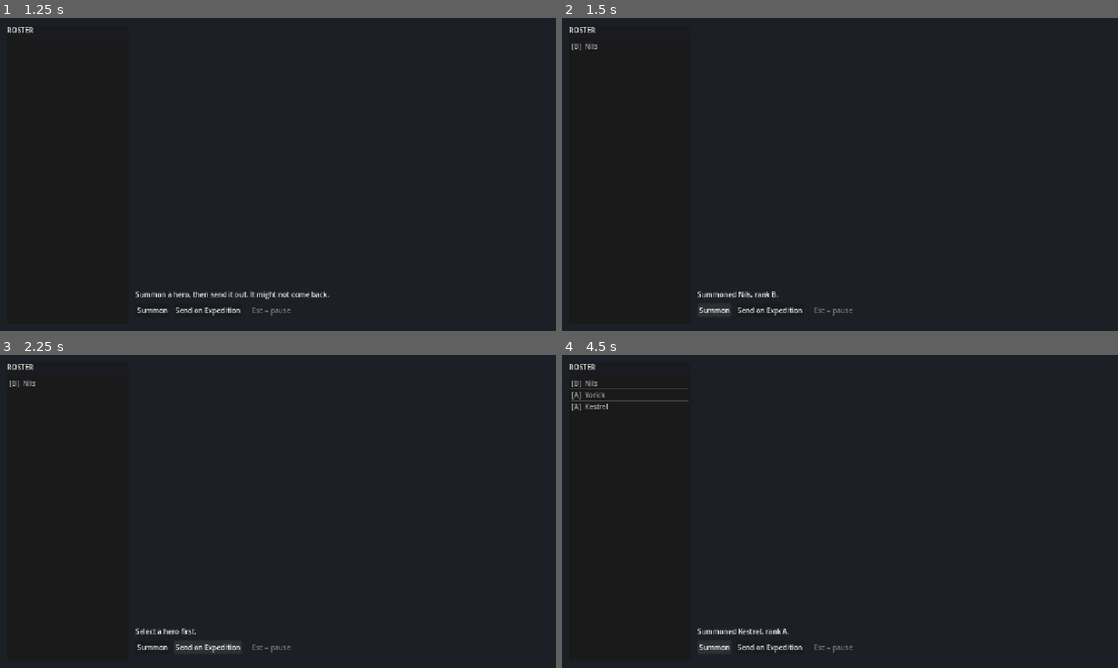
Above: before the commit, frames 1-4 (two rows, left to right).
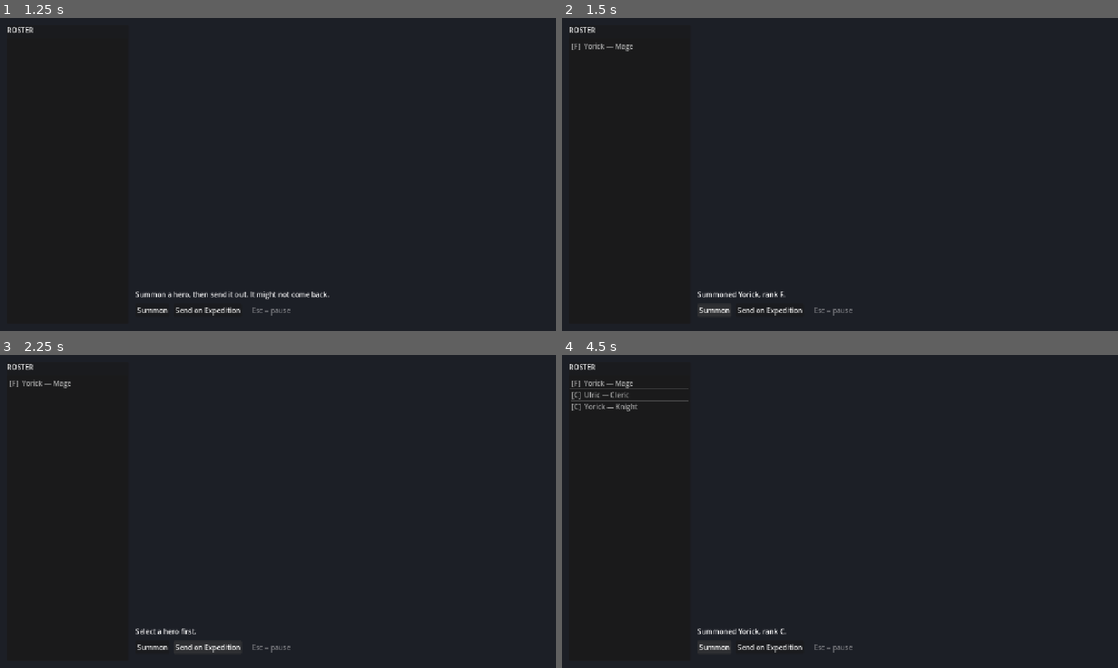
Above: after the commit, the same moments.

Repository: Joony117/Hearthbound
Game: Godot game, scene res://ui/main_menu.tscn
Same seed, same stepped clock (60 frames per second), same inputs: the game is played once before the commit and once after it.
Inputs:
- Up to frame 1 (1.25 s): click "Play" at 0.5 s
- Up to frame 2 (1.5 s): click "Summon" at 1.25 s
- Up to frame 3 (2.25 s): click "Send on Expedition" at 2 s
- Up to frame 4 (4.5 s): click "Summon" at 2.75 s; click "Send on Expedition" at 3.5 s; click "Summon" at 4.25 s

Frame 1 is identical in both runs. In frame 2, 0.2% of the frame differs, in the area x 2-41%, y 7-90%; in frame 3, 0.1%; in frame 4, 0.4%.

Commit message:
P2-02: real weighted summon + archetype in the roster
Replaces the Phase-1 placeholder wholesale, as its own header comment asked.
Rank now rolls against BALANCE.summon_weights instead of uniformly across
eight ranks, and every summon gets one of the five authored archetypes.

def_id resolves through Summon.definition_for() via load() on a constructed
res://heroes/defs/%s.tres path - the runtime-path case ARCHITECTURE.md's
"Reaching shared Resources" explicitly sanctions. No autoload, no GameSession
field, no registry; godot-architect had returned cannot-judge on this seam for
want of a consumer, and this is the first one.

The two def_id cases stay separated, which is the part that would look like
passing tests if only one were right: an empty def_id is legitimate Phase-1
legacy data and renders "No archetype" silently, while a non-empty def_id that
resolves to nothing push_errors and renders "Missing archetype (id)" rather
than substituting an archetype.

Weight correctness is proved exhaustively rather than statistically - all
10000 tickets bucketed against the authored table, plus loud-failure cases for
an out-of-range ticket and an inconsistent total. The new roundtrip check
drives the real Summon.roll() -> roster -> SaveService path, which nothing
covered before: save_roundtrip_check only ever hand-constructed heroes with
def_id pre-set.

Save schema and version are unchanged, but the payload's content is not: new
heroes now write a non-empty def_id where every hero on disk today carries an
empty one. Flagged for the verifier pass rather than treated as a non-event.

Gate, all four SceneTree checks, and GUT re-run by the director; hub.tscn
byte-identical.

Co-Authored-By: Claude Opus 5 <noreply@anthropic.com>

Diff:
--- a/hub/hub.gd
+++ b/hub/hub.gd
@@ -25,7 +25,14 @@
 
 	_roster_list.clear()
 	for hero: Hero in GameSession.roster:
-		_roster_list.add_item("[%s]  %s" % [hero.rank_label(BALANCE), hero.hero_name])
+		var archetype_name: String = "No archetype"
+		if hero.def_id != Hero.NO_ARCHETYPE_DEF_ID:
+			var definition: HeroDefinition = Summon.definition_for(hero.def_id)
+			if definition == null:
+				archetype_name = "Missing archetype (%s)" % hero.def_id
+			else:
+				archetype_name = definition.display_name
+		_roster_list.add_item("[%s]  %s — %s" % [hero.rank_label(BALANCE), hero.hero_name, archetype_name])
 
 	if previous >= 0 and previous < _roster_list.item_count:
 		_roster_list.select(previous)
--- a/hub/summon/summon.gd
+++ b/hub/summon/summon.gd
@@ -1,10 +1,9 @@
 class_name Summon
 extends RefCounted
-## ponytail: Phase 1 placeholder. Uniform random rank, name off a fixed list, no cost and no
-## HeroDefinition. Replaced wholesale by P2-02 (weight table + definition pools) - do not
-## build on this.
 
 const BALANCE: BalanceTable = preload("res://balance.tres")
+const DEF_PATH_TEMPLATE: String = "res://heroes/defs/%s.tres"
+const ARCHETYPE_DEF_IDS: PackedStringArray = ["knight", "rogue", "ranger", "mage", "cleric"]
 const NAMES: PackedStringArray = [
 	"Aldric", "Brenna", "Cassius", "Dara", "Edric", "Fenna", "Gorath", "Hilde",
 	"Ivo", "Jorunn", "Kestrel", "Lyra", "Morgen", "Nils", "Orla", "Perrin",
@@ -13,7 +12,55 @@
 
 
 static func roll() -> Hero:
-	return Hero.new(
-		NAMES[randi() % NAMES.size()],
-		randi() % BALANCE.rank_names.size(),
-	)
+	var total_weight: int = _total_weight(BALANCE.summon_weights)
+	assert(total_weight > 0, "Summon weights must have a positive total.")
+	assert(BALANCE.summon_weights.size() == BALANCE.rank_names.size(), "Summon weights and rank names must align.")
+	var rank: int = rank_for_ticket(randi() % total_weight, BALANCE.summon_weights, total_weight)
+	assert(rank >= 0, "A ticket inside the summon weight range must resolve to a rank.")
+	var def_id: StringName = StringName(ARCHETYPE_DEF_IDS[randi() % ARCHETYPE_DEF_IDS.size()])
+	var definition: HeroDefinition = definition_for(def_id)
+	assert(definition != null, "Every authored summon archetype must resolve to a HeroDefinition.")
+	var hero := Hero.new(NAMES[randi() % NAMES.size()], rank)
+	hero.def_id = def_id
+	return hero
+
+
+static func rank_for_ticket(ticket: int, weights: Array[int], expected_total: int) -> int:
+	if expected_total <= 0:
+		push_error("Summon ticket mapping expected a positive total, got %d." % expected_total)
+		return -1
+
+	var total_weight: int = _total_weight(weights)
+	if total_weight != expected_total:
+		push_error("Summon ticket mapping expected total %d, got %d." % [expected_total, total_weight])
+		return -1
+	if ticket < 0 or ticket >= total_weight:
+		push_error("Summon ticket %d is outside [0, %d)." % [ticket, total_weight])
+		return -1
+
+	var upper_bound: int = 0
+	for rank: int in weights.size():
+		upper_bound += weights[rank]
+		if ticket < upper_bound:
+			return rank
+
+	push_error("Summon ticket %d did not resolve despite a validated weight table." % ticket)
+	return -1
+
+
+static func definition_for(def_id: StringName) -> HeroDefinition:
+	var path: String = DEF_PATH_TEMPLATE % str(def_id)
+	var definition: HeroDefinition = load(path) as HeroDefinition
+	if definition == null:
+		push_error("Missing HeroDefinition for def_id '%s' at %s." % [def_id, path])
+	return definition
+
+
+static func _total_weight(weights: Array[int]) -> int:
+	var total_weight: int = 0
+	for weight: int in weights:
+		if weight < 0:
+			push_error("Summon weights cannot be negative, got %d." % weight)
+			return -1
+		total_weight += weight
+	return total_weight
--- /dev/null
+++ b/tests/summon_def_id_roundtrip_check.gd
@@ -0,0 +1,106 @@
+extends SceneTree
+
+var _game_session: Node
+var _save_service: Node
+var _save_path: String
+var _original_save_existed: bool
+var _original_save_bytes: PackedByteArray
+
+
+func _init() -> void:
+	call_deferred("_run_after_autoloads")
+
+
+func _run_after_autoloads() -> void:
+	_game_session = root.get_node_or_null("GameSession")
+	if _game_session == null:
+		quit(_fail("GameSession autoload", "present", "missing"))
+		return
+	_save_service = root.get_node_or_null("SaveService")
+	if _save_service == null:
+		quit(_fail("SaveService autoload", "present", "missing"))
+		return
+	var save_script: Script = _save_service.get_script()
+	var save_constants: Dictionary = save_script.get_script_constant_map()
+	if not save_constants.has("SAVE_PATH"):
+		quit(_fail("SaveService.SAVE_PATH constant", "present", "missing"))
+		return
+	_save_path = str(save_constants["SAVE_PATH"])
+
+	var backup_code: int = _backup_save()
+	if backup_code != 0:
+		quit(backup_code)
+		return
+	var exit_code: int = _run()
+	var restore_code: int = _restore_save()
+	if restore_code != 0:
+		exit_code = restore_code
+	if exit_code == 0:
+		print("PASS: summoned archetype def_id survives save/load and resolves to its HeroDefinition.")
+	quit(exit_code)
+
+
+func _run() -> int:
+	_roster().clear()
+	var summoned: Hero = Summon.roll()
+	if summoned.def_id == Hero.NO_ARCHETYPE_DEF_ID:
+		return _fail("summoned def_id", "non-empty", "empty")
+	var definition_before: HeroDefinition = Summon.definition_for(summoned.def_id)
+	if definition_before == null:
+		return _fail("summoned HeroDefinition", "resolvable", "missing")
+	var expected_def_id: StringName = summoned.def_id
+	var expected_display_name: String = definition_before.display_name
+	_game_session.call("add_hero", summoned)
+	_save_service.call("save")
+
+	_roster().clear()
+	if not _save_service.call("load_game"):
+		return _fail("disk reload", "load_game() == true", "load_game() == false")
+	if _roster().size() != 1:
+		return _fail("hero count after reload", "1", str(_roster().size()))
+	var reloaded: Hero = _roster()[0]
+	if reloaded.def_id != expected_def_id:
+		return _fail("reloaded def_id", str(expected_def_id), str(reloaded.def_id))
+	var definition_after: HeroDefinition = Summon.definition_for(reloaded.def_id)
+	if definition_after == null:
+		return _fail("reloaded HeroDefinition", "resolvable", "missing")
+	if definition_after.display_name != expected_display_name:
+		return _fail("reloaded HeroDefinition display_name", expected_display_name, definition_after.display_name)
+	return 0
+
+
+func _backup_save() -> int:
+	_original_save_existed = FileAccess.file_exists(_save_path)
+	if not _original_save_existed:
+		return 0
+	var save_file: FileAccess = FileAccess.open(_save_path, FileAccess.READ)
+	if save_file == null:
+		return _fail("original save backup", "readable", error_string(FileAccess.get_open_error()))
+	_original_save_bytes = save_file.get_buffer(save_file.get_length())
+	save_file.close()
+	return 0
+
+
+func _restore_save() -> int:
+	if not _original_save_existed:
+		if FileAccess.file_exists(_save_path):
+			var remove_error: Error = DirAccess.remove_absolute(ProjectSettings.globalize_path(_save_path))
+			if remove_error != OK:
+				return _fail("original save restoration", "file absent", error_string(remove_error))
+		return 0
+
+	var save_file: FileAccess = FileAccess.open(_save_path, FileAccess.WRITE)
+	if save_file == null:
+		return _fail("original save restoration", "writable", error_string(FileAccess.get_open_error()))
+	save_file.store_buffer(_original_save_bytes)
+	save_file.close()
+	return 0
+
+
+func _roster() -> Array[Hero]:
+	return _game_session.get("roster")
+
+
+func _fail(check_name: String, expected: String, actual: String) -> int:
+	print("FAIL: %s | expected: %s | actual: %s" % [check_name, expected, actual])
+	return 1
--- /dev/null
+++ b/tests/summon_weight_check.gd
@@ -0,0 +1,38 @@
+extends SceneTree
+
+const EXPECTED_WEIGHTS: Array[int] = [4000, 2700, 1700, 1000, 450, 120, 28, 2]
+const EXPECTED_TOTAL: int = 10000
+
+
+func _init() -> void:
+	call_deferred("_run")
+
+
+func _run() -> void:
+	var counts: Array[int] = []
+	counts.resize(EXPECTED_WEIGHTS.size())
+	counts.fill(0)
+	for ticket: int in EXPECTED_TOTAL:
+		var rank: int = Summon.rank_for_ticket(ticket, EXPECTED_WEIGHTS, EXPECTED_TOTAL)
+		if rank < 0 or rank >= counts.size():
+			quit(_fail("ticket mapping", "rank in range", str(rank)))
+			return
+		counts[rank] += 1
+
+	for rank: int in EXPECTED_WEIGHTS.size():
+		if counts[rank] != EXPECTED_WEIGHTS[rank]:
+			quit(_fail("rank %d ticket count" % rank, str(EXPECTED_WEIGHTS[rank]), str(counts[rank])))
+			return
+	if Summon.rank_for_ticket(EXPECTED_TOTAL, EXPECTED_WEIGHTS, EXPECTED_TOTAL) != -1:
+		quit(_fail("out-of-range ticket failure", "-1", "resolved rank"))
+		return
+	if Summon.rank_for_ticket(0, EXPECTED_WEIGHTS, EXPECTED_TOTAL - 1) != -1:
+		quit(_fail("inconsistent weight total failure", "-1", "resolved rank"))
+		return
+	print("PASS: every summon ticket maps to its authored rank weight, and invalid mappings fail loudly.")
+	quit(0)
+
+
+func _fail(check_name: String, expected: String, actual: String) -> int:
+	print("FAIL: %s | expected: %s | actual: %s" % [check_name, expected, actual])
+	return 1
Not shown, added: tests/summon_def_id_roundtrip_check.gd.uid
Not shown, added: tests/summon_weight_check.gd.uid
